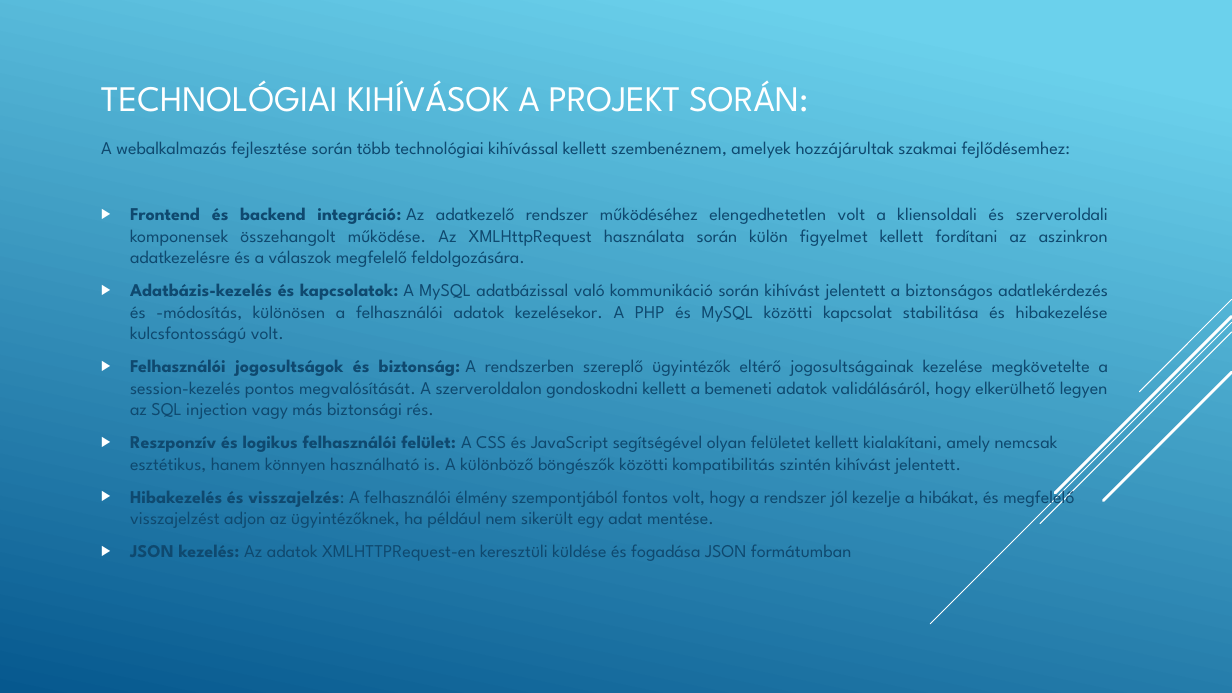
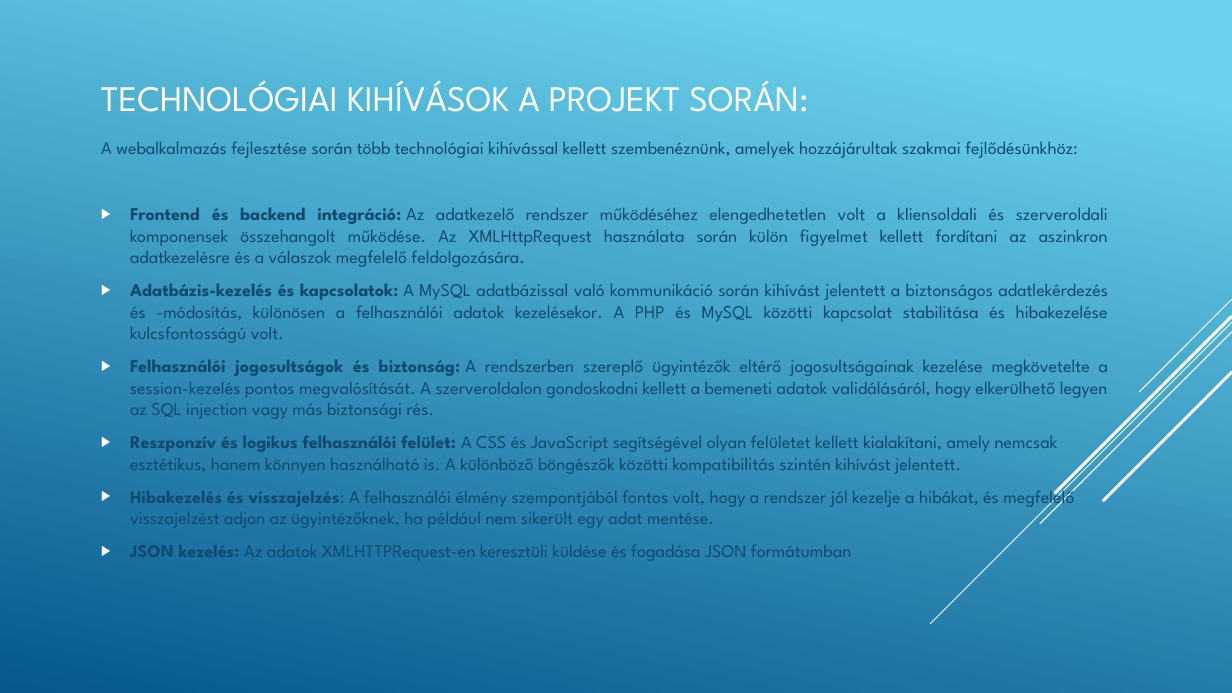
Before and after one commit to lekkaLive/lekkaproject, a slide deck: slide 12 of prezentacio/Adatkezelői webalkalmazás.pptx. Drawn at 1232x693 pixels with LibreOffice and Linux fonts; fonts in the diff are those of the drawing. Boxes give left, top, right and bottom in pixels: in the first picture for what was removed or moved away, otherwise in the second. Text is boxed around its words. In the diff, an @@ line names an element or a change of style, - is before the commit and + after.

```diff
--- a/prezentacio/Adatkezelői webalkalmazás.pptx
+++ b/prezentacio/Adatkezelői webalkalmazás.pptx
@@ text at [101,141,1078,158]: text changed @@
-A webalkalmazás fejlesztése során több technológiai kihívással kellett szembenéznem, amelyek hozzájárultak szakmai fejlődésemhez:
+A webalkalmazás fejlesztése során több technológiai kihívással kellett szembenéznünk, amelyek hozzájárultak szakmai fejlődésünkhöz:
```
Also in this commit, not shown: 9 other slides changed, 2 other files.
